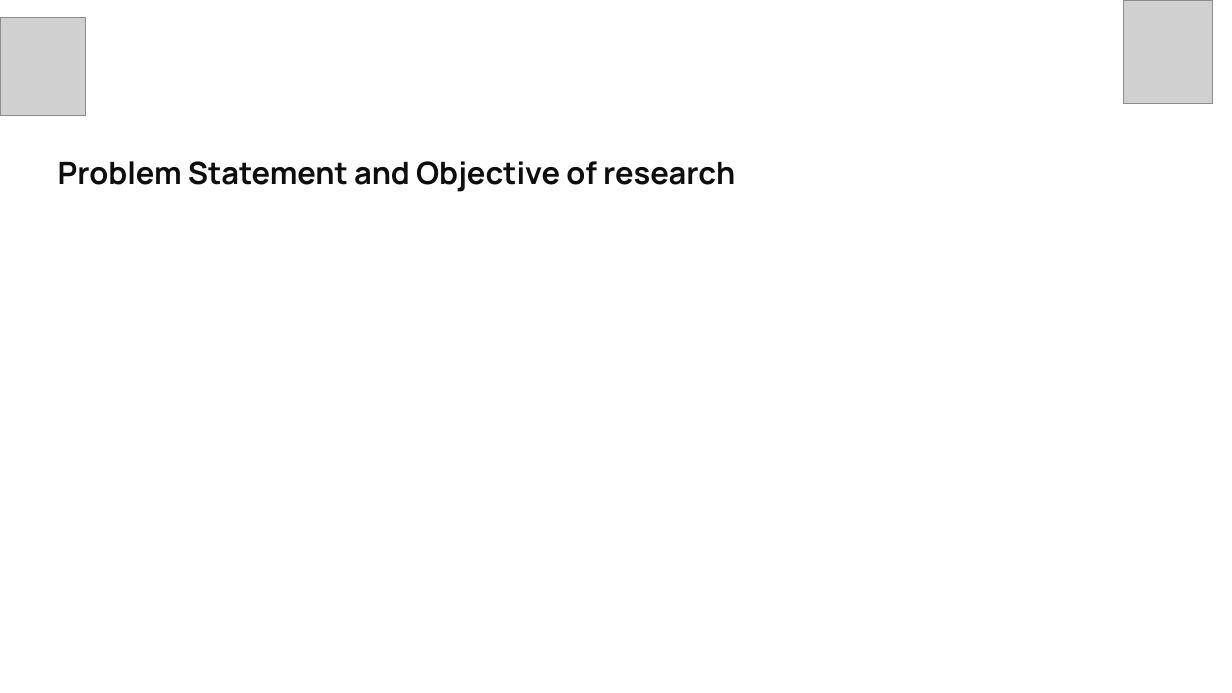
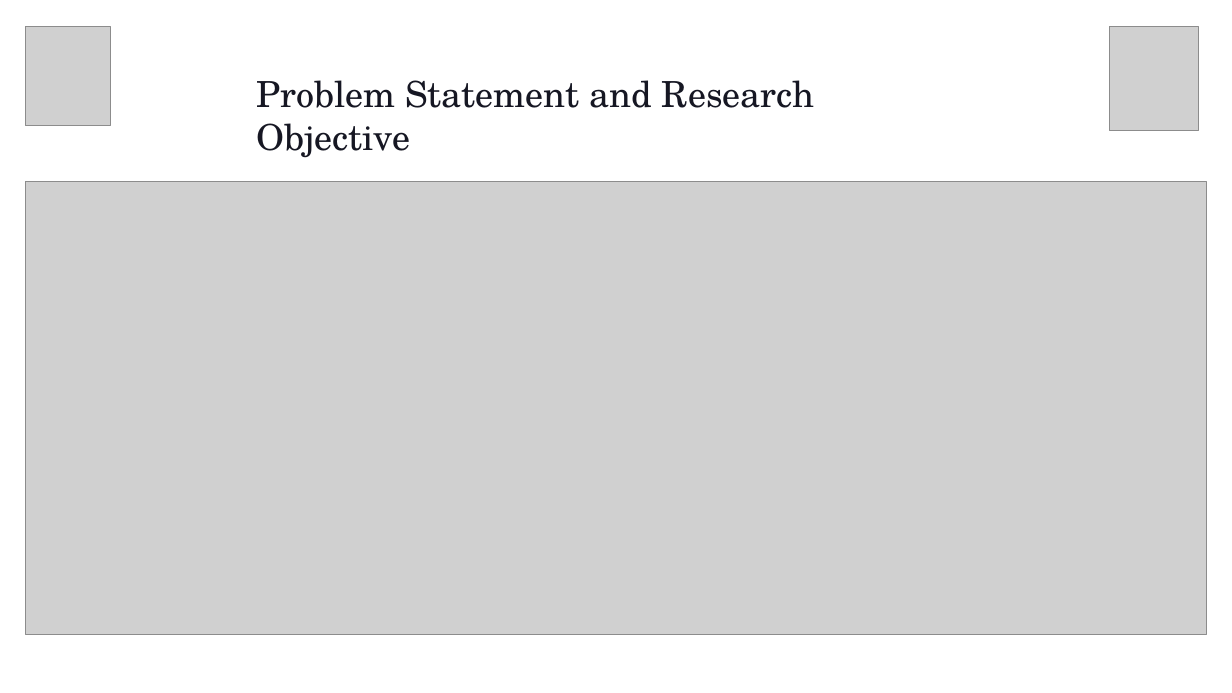
Before and after one commit to Sujay0610/Rapid_Project, a slide deck: slide 5 of docs/Rapid.pptx (slide 3 before the commit). Drawn at 1232x693 pixels with LibreOffice and Linux fonts; fonts in the diff are those of the drawing; grey boxes stand for pictures; background and template pictures are left out. Boxes give left, top, right and bottom in pixels: in the first picture for what was removed or moved away, otherwise in the second. Text is boxed around its words. In the diff, an @@ line names an element or a change of style, - is before the commit and + after.

```diff
--- a/docs/Rapid.pptx
+++ b/docs/Rapid.pptx
@@ picture moved from (x1=0, y1=18, x2=85, y2=116) to (x1=25, y1=27, x2=110, y2=126) @@
@@ picture moved from (x1=1124, y1=0, x2=1213, y2=104) to (x1=1110, y1=27, x2=1199, y2=130) @@
@@ text at (x1=256, y1=80, x2=814, y2=158): text changed; size 24 to 28 pt; font Manrope to TeX Gyre Schola; text colour #0D0D0D to #161723; bold off @@
-Problem Statement and Objective of research
+Problem Statement and Research Objective
@@ picture added at (x1=25, y1=182, x2=1207, y2=635) @@
```
Also in this commit, not shown: 6 other slides changed, 6 slides added, 3 slides removed.
